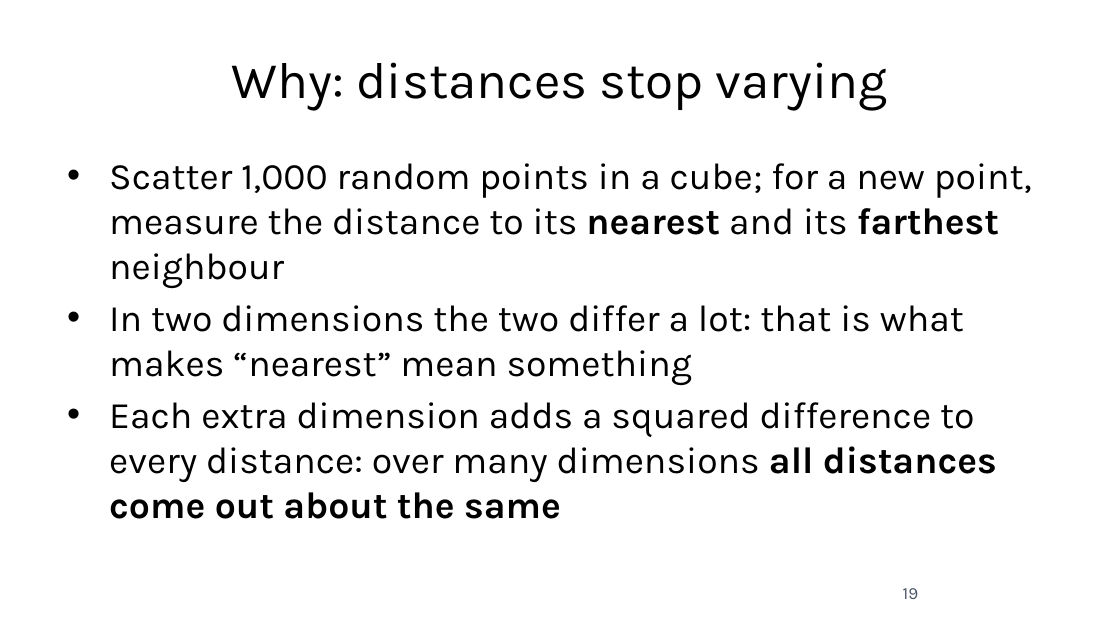
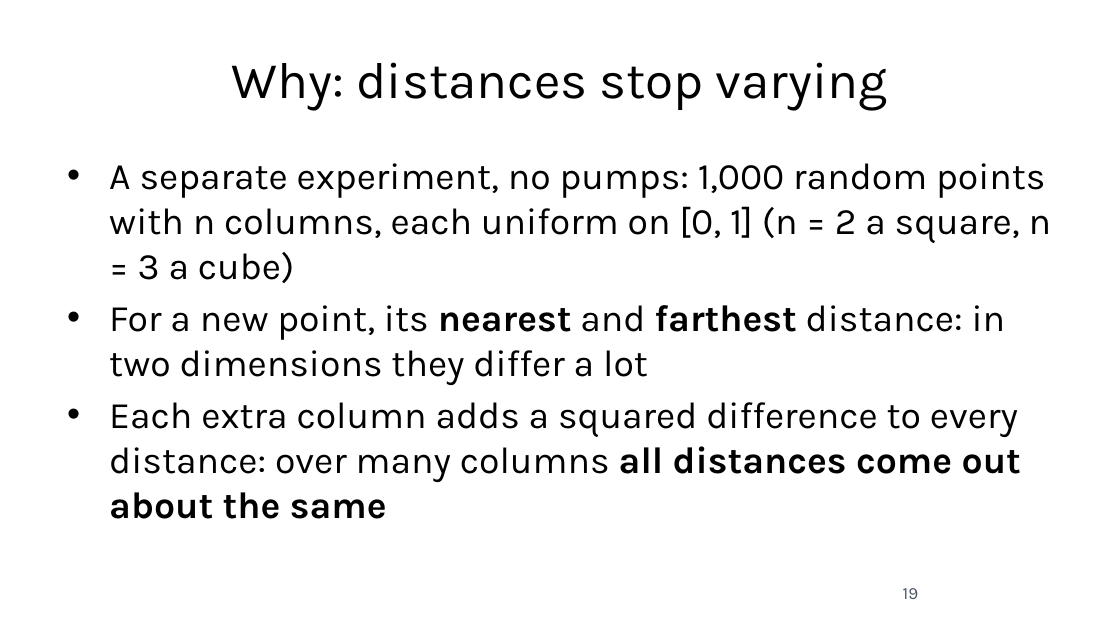
Before and after one commit to fabioantonini/technologies-for-artificial-intelligence, a slide deck: slide 19 of Lessons/06_knn_naive_bayes_svm/Slides/knn_naive_bayes_svm_slides.pptx. Drawn at 1120x630 pixels with LibreOffice and Linux fonts; fonts in the diff are those of the drawing; background and template pictures are left out. Boxes give left, top, right and bottom in pixels: in the first picture for what was removed or moved away, otherwise in the second. Text is boxed around its words. In the diff, an @@ line names an element or a change of style, - is before the commit and + after.

```diff
--- a/Lessons/06_knn_naive_bayes_svm/Slides/knn_naive_bayes_svm_slides.pptx
+++ b/Lessons/06_knn_naive_bayes_svm/Slides/knn_naive_bayes_svm_slides.pptx
@@ text at <box>109,163,1052,519</box>: text changed @@
-• Scatter 1,000 random points in a cube; for a new point, measure the distance to its nearest and its farthest neighbour
-• In two dimensions the two differ a lot: that is what makes “nearest” mean something
-• Each extra dimension adds a squared difference to every distance: over many dimensions all distances come out about the same
+• A separate experiment, no pumps: 1,000 random points with n columns, each uniform on [0, 1] (n = 2 a square, n = 3 a cube)
+• For a new point, its nearest and farthest distance: in two dimensions they differ a lot
+• Each extra column adds a squared difference to every distance: over many columns all distances come out about the same
```
Also in this commit, not shown: 14 other slides changed, 17 other files.
